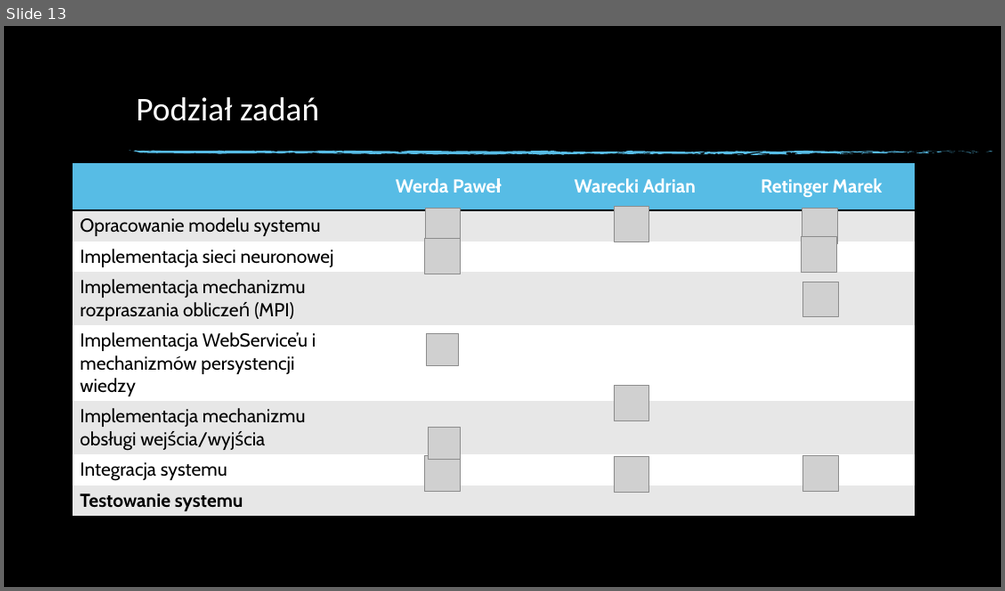
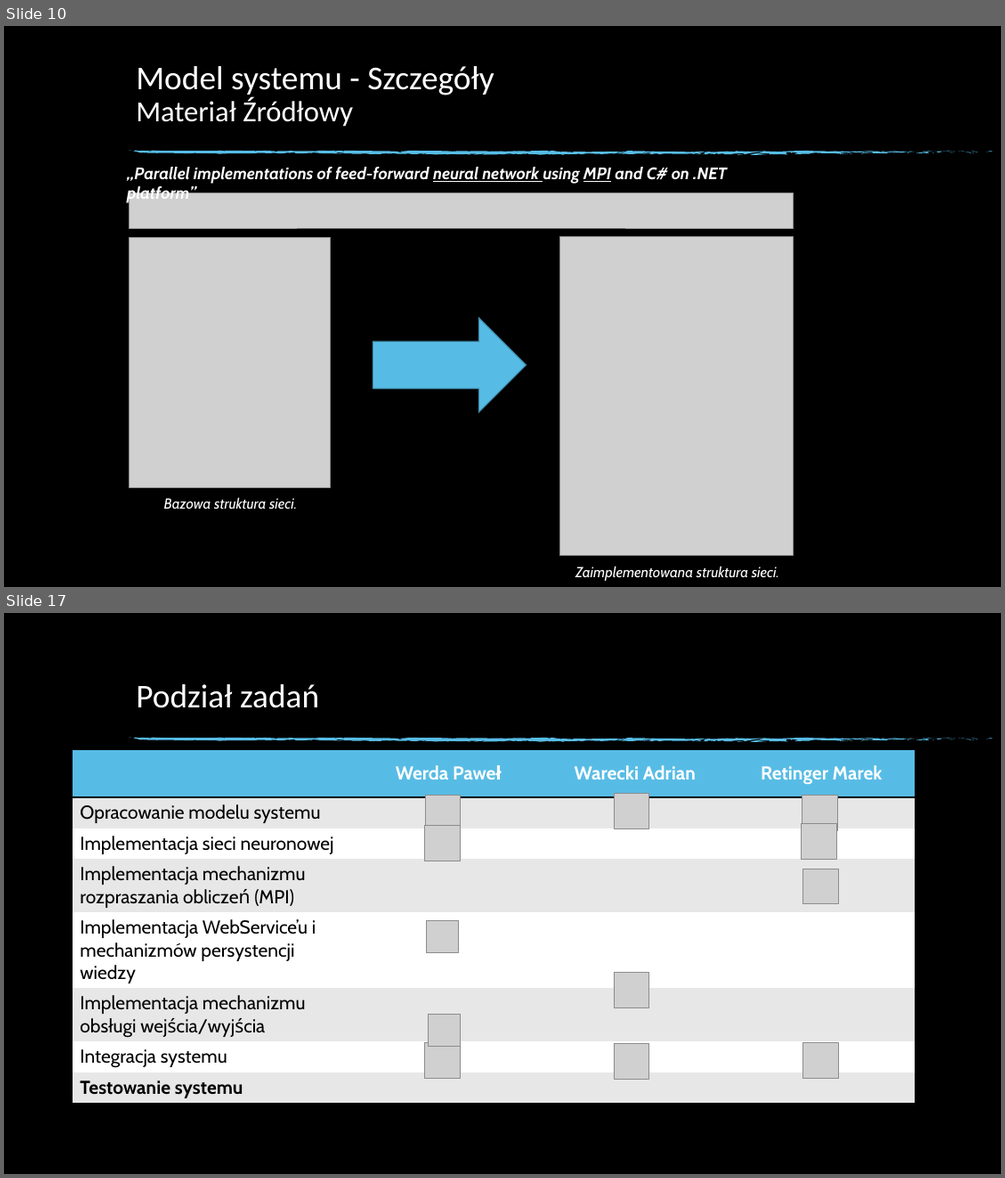
Before and after one commit to primu/BSEProjekt, a slide deck: presentation/PR_1_1.pptx. Shown one above the other, each under a label of ours: slide 13 before the commit, slides 10 and 17 after it; the slides between them are not shown. The pictures are 1005x591 and 1005x1178 pixels, drawn with LibreOffice and Linux fonts; fonts in the diff are those of the drawing; grey boxes stand for pictures; background and template pictures are left out. Boxes give left, top, right and bottom in pixels: in the first picture for what was removed or moved away, otherwise in the second. Text is boxed around its words. In the diff, an @@ line names an element or a change of style, - is before the commit and + after.

```diff
--- a/presentation/PR_1_1.pptx
+++ b/presentation/PR_1_1.pptx
@@ slide 10 added at (4,26,1001,587), background picture (left out); not listed: 74 template elements that a slide beside it also shows @@
@@ title added at (136,66,494,127), 32 pt, text #FFFFFF @@
+Model systemu - Szczegóły
+Materiał Źródłowy
@@ text added at (127,167,727,184), 16 pt, text #FFFFFF, bold, italic @@
+„Parallel implementations of feed-forward neural network using MPI and C# on .NET platform”
@@ picture added at (129,192,793,228) @@
@@ picture added at (129,237,330,487) @@
@@ picture added at (559,237,793,556) @@
@@ right arrow added at (372,318,526,412), fill #57BCE5, outline #408BA9 1 pt @@
@@ text added at (164,497,297,508), 14 pt, text #FFFFFF, italic @@
+Bazowa struktura sieci.
@@ text added at (575,565,779,580), 14 pt, text #FFFFFF, italic @@
+Zaimplementowana struktura sieci.
@@ what was slide 13 is now slide 17 @@
```
Also in this commit, not shown: 5 slides changed, 10 other slides added, 7 slides removed.
